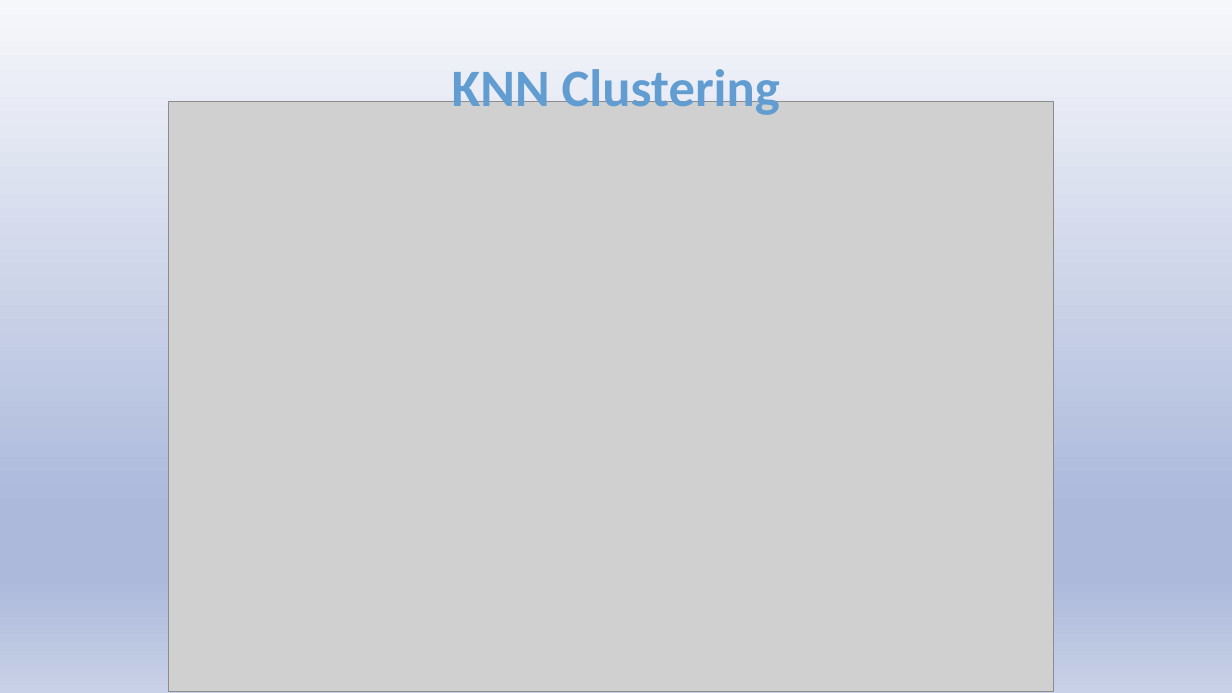
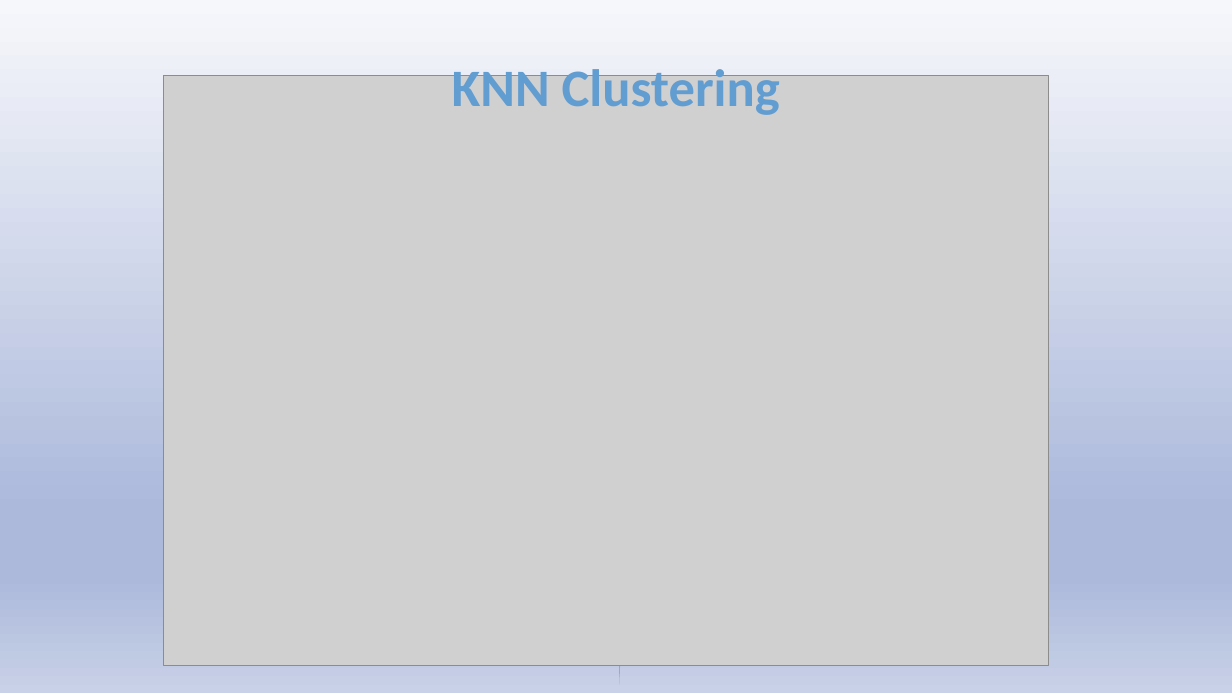
Before and after one commit to asullivan42/COVID_Bubble_Estimator, a slide deck: slide 18 of COVID in the USA.pptx (slide 12 before the commit). Drawn at 1232x693 pixels with LibreOffice and Linux fonts; fonts in the diff are those of the drawing; grey boxes stand for pictures. Boxes give left, top, right and bottom in pixels: in the first picture for what was removed or moved away, otherwise in the second. Text is boxed around its words. In the diff, an @@ line names an element or a change of style, - is before the commit and + after.

```diff
--- a/COVID in the USA.pptx
+++ b/COVID in the USA.pptx
@@ picture: place and size @@
-picture at bbox=[168, 101, 1054, 691]
+picture at bbox=[163, 75, 1048, 665]
@@ freeform shape added at bbox=[618, 611, 622, 685], fill #121429 at 20% opacity @@
```
Also in this commit, not shown: 14 other slides changed, 7 slides added, 4 other files.
